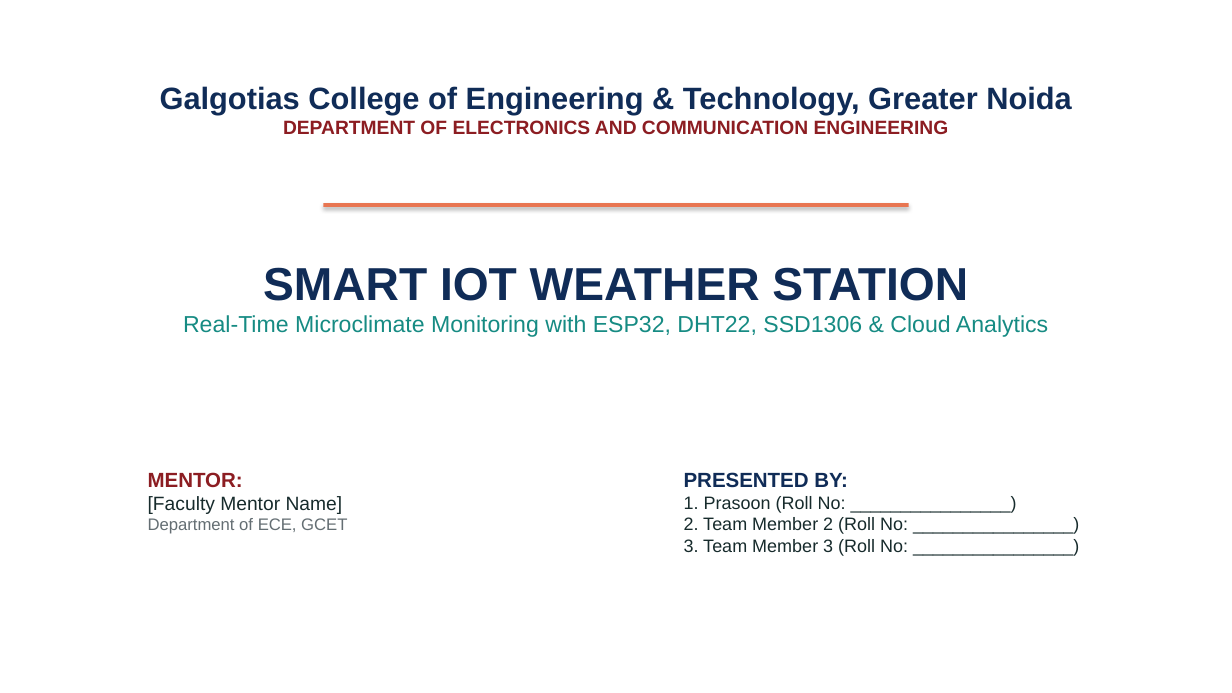
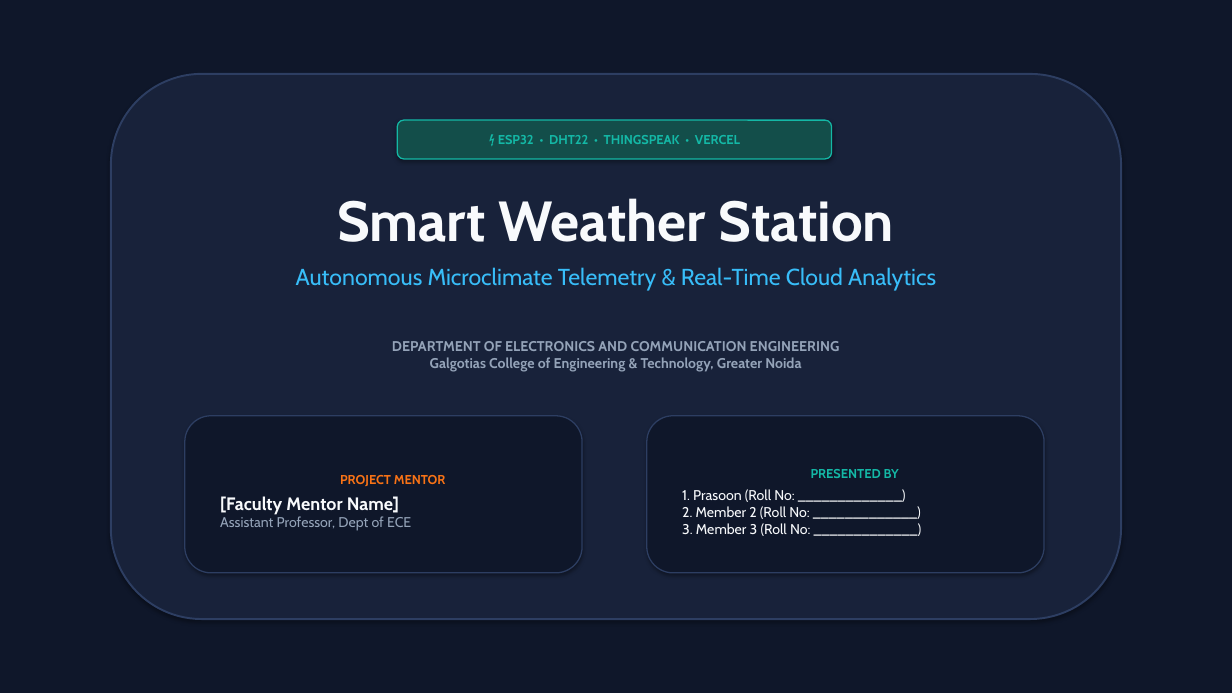
Before and after one commit to prasoon9999/smart-weather-station, a slide deck: slide 1 of Smart_Weather_Station_Presentation.pptx. Drawn at 1232x693 pixels with LibreOffice and Linux fonts; fonts in the diff are those of the drawing. Boxes give left, top, right and bottom in pixels: in the first picture for what was removed or moved away, otherwise in the second. Text is boxed around its words. In the diff, an @@ line names an element or a change of style, - is before the commit and + after.

Commit message:
style: upgrade presentation to modern aesthetic dark tech theme

```diff
--- a/Smart_Weather_Station_Presentation.pptx
+++ b/Smart_Weather_Station_Presentation.pptx
@@ rectangle added at [0,0,1232,693], fill #0F172A @@
@@ rounded rectangle added at [111,74,1121,619], fill #18223A, outline #2D3E62 1.5 pt @@
@@ text removed at [160,86,1072,134] @@
-Galgotias College of Engineering & Technology, Greater Noida
-DEPARTMENT OF ELECTRONICS AND COMMUNICATION ENGINEERING
@@ rounded rectangle added at [397,120,832,159], fill #134E4A, outline #14B8A6 1 pt, 10 pt, text #14B8A6, bold @@
+⚡ ESP32 • DHT22 • THINGSPEAK • VERCEL
@@ text at [296,198,936,291]: text changed; font Arial to Cabin; text colour #168B83 to #38BDF8 @@
-SMART IOT WEATHER STATION
-Real-Time Microclimate Monitoring with ESP32, DHT22, SSD1306 & Cloud Analytics
+Smart Weather Station
+Autonomous Microclimate Telemetry & Real-Time Cloud Analytics
@@ rectangle removed at [323,203,909,207] @@
@@ text added at [392,341,840,372], 11 pt, text #94A3B8, bold @@
+DEPARTMENT OF ELECTRONICS AND COMMUNICATION ENGINEERING
+Galgotias College of Engineering & Technology, Greater Noida
@@ rounded rectangle "PROJECT MENTOR" at [185,416,582,573]: vertical alignment top to middle; fill none to #0F172A; outline none to #2D3E62 1 pt; shadow on @@
@@ rounded rectangle "PROJECT MENTOR": place and size @@
-rounded rectangle "PROJECT MENTOR" at [148,472,347,534]
+rounded rectangle "PROJECT MENTOR" at [185,416,582,573]
@@ rounded rectangle "PRESENTED BY": place and size @@
-rounded rectangle "PRESENTED BY" at [684,472,908,556]
+rounded rectangle "PRESENTED BY" at [647,416,1044,573]
@@ rounded rectangle "PRESENTED BY" at [647,416,1044,573]: vertical alignment top to middle; fill none to #0F172A; outline none to #2D3E62 1 pt; shadow on @@
@@ text in rounded rectangle at [340,475,446,486]: text changed; size 16 to 10 pt; font Arial to Cabin; text colour #8C1D22 to #F97316 @@
-MENTOR:
+PROJECT MENTOR
@@ text in rounded rectangle at [682,469,899,536]: text changed; size 14 to 11 pt; font Arial to Cabin; text colour #172B2C to #F8FAFC @@
-PRESENTED BY:
-1. Prasoon (Roll No: ________________)
-2. Team Member 2 (Roll No: ________________)
-3. Team Member 3 (Roll No: ________________)
+PRESENTED BY
+1. Prasoon (Roll No: _____________)
+2. Member 2 (Roll No: _____________)
+3. Member 3 (Roll No: _____________)
@@ text in rounded rectangle at [220,496,399,515]: size 15 to 14 pt, font Arial to Cabin, text colour #172B2C to #F8FAFC, bold on in "[Faculty Mentor Name]"; more space between paragraphs @@
@@ text in rounded rectangle at [220,516,411,531]: text changed; size 13 to 11 pt; font Arial to Cabin; text colour #646E73 to #94A3B8 @@
-Department of ECE, GCET
+Assistant Professor, Dept of ECE
```
Also in this commit, not shown: 1 other slide changed, 8 slides added, 9 slides removed, 2 other files.
